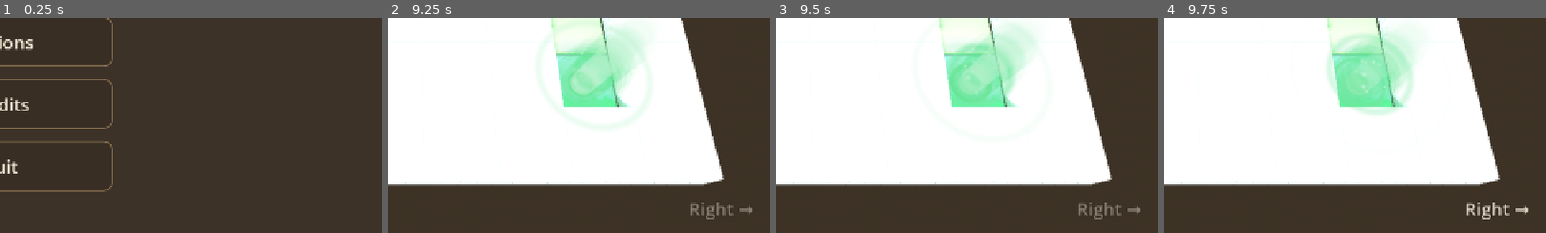
Above: before the commit, frames 1-4 (left to right).
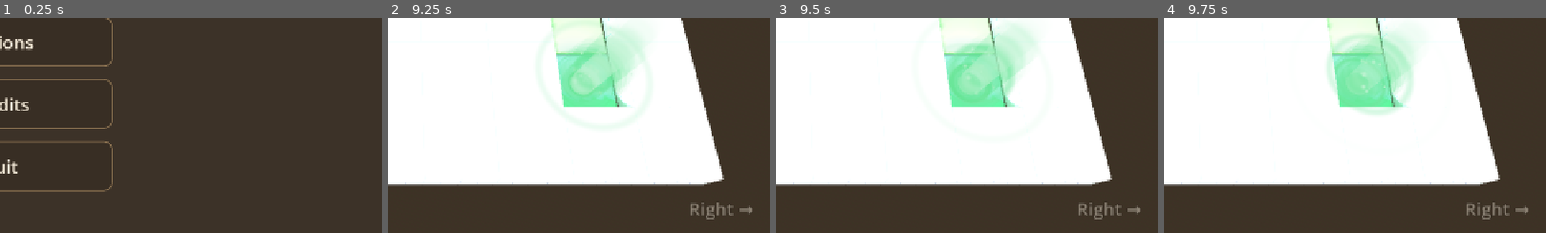
Above: after the commit, the same moments.

Repository: tonyjdev/mazecube
Game: Godot game, scene res://scenes/menu.tscn
The game is run twice, just before and just after one commit, with the same random seed, the same clock (stepped at 60 frames per second) and the same inputs.
Inputs (mouse positions are % of the whole screen's width and height, from its top left):
- Up to frame 1 (0.25 s): no input
- Up to frame 2 (9.25 s): click "Play" at 0.5 s; click (6, 9) at 1.25 s; click "Play" at 2 s; tap Enter (next_level) at 2.75 s; drag from (50, 50) to (60, 28) at 2.77 s; click "Continue" at 3.5 s; drag from (30, 55) to (45, 70) at 4.27 s; move the mouse to (60, 28) at 5.02 s; hold Right (turn_right) 5.03-5.75 s; hold Enter (next_level) 5.03-5.75 s; drag from (45, 70) to (20, 35) at 5.77 s; click "II" at 6.5 s; click (6, 50) at 7.25 s; move the mouse to (80, 65) at 8.02 s; hold Left (turn_left) 8.03-8.75 s; hold Enter (next_level) 8.03-8.75 s; drag from (20, 35) to (35, 25) at 8.77 s
- Up to frame 3 (9.5 s): no input
- Up to frame 4 (9.75 s): move the mouse to (55, 50) at 9.52 s; hold Down (ui_down) from 9.53 s (still down); hold Enter (next_level) from 9.53 s (still down); click (55, 50) at 9.67 s
The pictures show only the part of the screen within x 50-100%, y 50-100%; the shares and areas given below are measured in that part.

Frames 1-3 are identical in both runs. In frame 4, 0.4% of the frame differs, in the area x 79-96%, y 85-94%.

Commit message:
Dash y pisotón con deslizamiento vertical - Deslizar el dedo hacia arriba hace un dash y hacia abajo un pisotón, en   cualquier mitad de la pantalla (teclado: ↑/W y ↓/S). Para distinguir un   toque de un deslizamiento, el giro se pide al levantar el dedo o a los   80 ms si sigue quieto; el dedo que desliza no gira ni cuenta para la   media vuelta. - Se aplican en el siguiente límite entre casillas, como los giros, y sin   tiempo de recarga. Durante ambos el cubo es invulnerable. - Dash: se arrastra sin volcar hasta la casilla de delante, destruye a   cualquier enemigo que la ocupe y rompe de una vez un muro destructible,   entrando sin rebotar. Contra pared, puerta, barrotes o botón es un   choque normal. - Pisotón: salta y cae en su casilla con polvo, onda, temblor y   vibración; destruye a los enemigos a radio 2 (5×5, stomp_radius) y quita   2 golpes a los muros destructibles de la zona. - Sonidos nuevos: dash, stomp y smash (enemigo destruido). - Especificación al día.
Co-Authored-By: Claude Opus 5.5 <noreply@anthropic.com>

Diff:
--- a/project.godot
+++ b/project.godot
@@ -52,6 +52,18 @@
 , Object(InputEventKey,"resource_local_to_scene":false,"resource_name":"","device":-1,"window_id":0,"alt_pressed":false …(181 unchanged characters)…
 ]
 }
+dash={
+"deadzone": 0.5,
+"events": [Object(InputEventKey,"resource_local_to_scene":false,"resource_name":"","device":-1,"window_id":0,"alt_pressed":false,"shift_pressed":false,"ctrl_pressed":false,"meta_pressed":false,"pressed":false,"keycode":4194320,"physical_keycode":0,"key_label":0,"unicode":0,"location":0,"echo":false,"script":null)
+, Object(InputEventKey,"resource_local_to_scene":false,"resource_name":"","device":-1,"window_id":0,"alt_pressed":false,"shift_pressed":false,"ctrl_pressed":false,"meta_pressed":false,"pressed":false,"keycode":87,"physical_keycode":0,"key_label":0,"unicode":0,"location":0,"echo":false,"script":null)
+]
+}
+stomp={
+"deadzone": 0.5,
+"events": [Object(InputEventKey,"resource_local_to_scene":false,"resource_name":"","device":-1,"window_id":0,"alt_pressed":false,"shift_pressed":false,"ctrl_pressed":false,"meta_pressed":false,"pressed":false,"keycode":4194322,"physical_keycode":0,"key_label":0,"unicode":0,"location":0,"echo":false,"script":null)
+, Object(InputEventKey,"resource_local_to_scene":false,"resource_name":"","device":-1,"window_id":0,"alt_pressed":false,"shift_pressed":false,"ctrl_pressed":false,"meta_pressed":false,"pressed":false,"keycode":83,"physical_keycode":0,"key_label":0,"unicode":0,"location":0,"echo":false,"script":null)
+]
+}
 restart={
 "deadzone": 0.5,
 "events": [Object(InputEventKey,"resource_local_to_scene":false,"resource_name":"","device":-1,"window_id":0,"alt_press …(190 unchanged characters)…
--- a/scripts/enemies/enemy.gd
+++ b/scripts/enemies/enemy.gd
@@ -78,6 +78,52 @@
 	_animate(delta)
 
 
+## Lo ha alcanzado un dash o un pisotón del cubo (Level ya lo ha quitado de
+## su lista): deja de moverse, se hincha un momento, encoge hasta desaparecer
+## soltando una bocanada de humo y se libera.
+func destroy() -> void:
+	if level == null:
+		return
+	level = null
+	set_process(false)
+	var puff := CPUParticles3D.new()
+	puff.one_shot = true
+	puff.explosiveness = 0.95
+	puff.amount = 12
+	puff.lifetime = 0.6
+	puff.direction = Vector3.UP
+	puff.spread = 180.0
+	puff.initial_velocity_min = 1.0
+	puff.initial_velocity_max = 2.0
+	puff.damping_min = 3.0
+	puff.damping_max = 4.0
+	var grow := Curve.new()
+	grow.max_value = 3.0
+	grow.add_point(Vector2(0, 0.8))
+	grow.add_point(Vector2(1, 2.2))
+	puff.scale_amount_curve = grow
+	var fade := Gradient.new()
+	fade.set_color(0, Color(1, 1, 1, 0.8))
+	fade.set_color(1, Color(1, 1, 1, 0.0))
+	puff.color_ramp = fade
+	var quad := QuadMesh.new()
+	quad.size = Vector2.ONE * 0.4
+	quad.material = RollingCube._get_smoke_material()
+	puff.mesh = quad
+	puff.cast_shadow = GeometryInstance3D.SHADOW_CASTING_SETTING_OFF
+	puff.position = Vector3(0, float_height, 0)
+	add_child(puff)
+	puff.emitting = true
+	var tween := create_tween()
+	if _visual:
+		tween.tween_property(_visual, "scale", Vector3.ONE * 1.35, 0.07) \
+			.set_trans(Tween.TRANS_QUAD).set_ease(Tween.EASE_OUT)
+		tween.tween_property(_visual, "scale", Vector3.ONE * 0.01, 0.18) \
+			.set_trans(Tween.TRANS_BACK).set_ease(Tween.EASE_IN)
+	tween.tween_interval(puff.lifetime)
+	tween.tween_callback(queue_free)
+
+
 ## Casillas que ocupa ahora mismo (dos mientras se mueve).
 func occupies(target: Vector2i) -> bool:
 	return target == cell or (_moving and target == _to)
--- a/scripts/game.gd
+++ b/scripts/game.gd
@@ -4,7 +4,8 @@
 ## El nivel que se juega lo indica GameState.current_level (se elige en el
 ## selector de niveles del menú).
 ##
-## Sonidos (ver Sfx): vuelcos, rebotes, giros descartados, llaves, puertas,
+## Sonidos (ver Sfx): vuelcos, rebotes, giros descartados, dash, pisotón,
+## enemigos destruidos, llaves, puertas,
 ## muros, botones y barrotes, power ups, media vuelta, muerte, meta y botones
 ## de la interfaz.
 ##
@@ -35,7 +36,16 @@
 ##   pulsado, o con menos de SIMULTANEOUS_WINDOW segundos de diferencia). La
 ##   primera pulsación ya ha pedido un giro, pero la media vuelta lo sustituye.
 ##   Al darla, la cámara tiembla y el móvil vibra.
-##   Teclado: ←/A gira a la izquierda, →/D a la derecha, R reinicia,
+##   Dash y pisotón: deslizar el dedo hacia arriba (dash) o hacia abajo
+##   (pisotón), en cualquier lado de la pantalla. Para distinguir un toque de
+##   un deslizamiento, el giro de un toque no se pide al apoyar el dedo sino
+##   en cuanto se levanta o, si se deja apoyado sin moverlo, a los
+##   TAP_COMMIT_TIME segundos. Si el dedo se mueve más de SWIPE_SLOP antes de
+##   eso, se espera a ver si llega a deslizamiento (SWIPE_DISTANCE en vertical,
+##   claramente más vertical que horizontal); si se levanta o pasa
+##   SWIPE_MAX_TIME sin llegar, cuenta como toque. El dedo que desliza no
+##   cuenta para la media vuelta.
+##   Teclado: ←/A gira a la izquierda, →/D a la derecha, ↑/W dash, ↓/S pisotón, R reinicia,
 ##            Esc pausa o reanuda; al completar un nivel, Intro/N pasa al siguiente.
 ##   Táctil:  tocar la mitad izquierda o derecha de la pantalla gira hacia ese
 ##            lado (con dos dedos, uno en cada mitad, media vuelta). El botón Atrás de Android pausa o reanuda.
@@ -56,6 +66,14 @@
 ## Diferencia máxima entre pulsar izquierda y derecha para que cuente como a
 ## la vez (media vuelta).
 const SIMULTANEOUS_WINDOW := 0.15
+## Toque frente a deslizamiento (ver Controles): distancias en fracción del
+## alto de la pantalla y tiempos en segundos.
+const TAP_COMMIT_TIME := 0.08
+const SWIPE_SLOP := 0.02
+const SWIPE_DISTANCE := 0.06
+const SWIPE_MAX_TIME := 0.35
+## Un deslizamiento debe ser al menos así de más vertical que horizontal.
+const SWIPE_VERTICAL_RATIO := 1.5
 ## Tiempo que tarda el juego en recuperar su velocidad al salir de la pausa.
 const RESUME_RAMP_TIME := 1.0
 ## Tiempo máximo que el cubo espera a la cámara para reaparecer tras morir.
@@ -67,8 +85,12 @@
 ## (Time.get_ticks_msec) y si sigue pulsado (teclas o dedos).
 var _side_pressed_at := {RollingCube.TURN_LEFT: -100000, RollingCube.TURN_RIGHT: -100000}
 var _keys_held := {RollingCube.TURN_LEFT: false, RollingCube.TURN_RIGHT: false}
-## Dedo (índice del toque) -> lado de la pantalla en que se apoyó.
+## Dedo (índice del toque) -> lado de la pantalla en que se apoyó (solo los
+## que ya han contado como toque).
 var _touches := {}
+## Dedos apoyados que aún no se sabe si son un toque o un deslizamiento:
+## índice -> { "side": int, "start": Vector2, "pos": Vector2, "time": int (ms) }
+var _pending_touches := {}
 ## Arrastre del mapa en la pausa: si hay un dedo (o el ratón) pulsado y
 ## dónde estaba en el último movimiento.
 var _dragging := false
@@ -130,6 +152,13 @@
 		camera.notify_button_pressed()
 		GameState.vibrate(GameState.VIBRATION_BUTTON))
 	cube.rolled.connect(func(_cell: Vector2i) -> void: Sfx.play("roll", 0.12))
+	cube.dashed.connect(func(_from: Vector2i, _to: Vector2i) -> void:
+		Sfx.play("dash", 0.08)
+		GameState.vibrate(GameState.VIBRATION_DASH))
+	cube.stomped.connect(func(_cell: Vector2i) -> void:
+		Sfx.play("stomp", 0.05)
+		camera.shake()
+		GameState.vibrate(GameState.VIBRATION_STOMP))
 	cube.bounced.connect(func(_cell: Vector2i) -> void: Sfx.play("bounce", 0.1))
 	cube.landed.connect(func() -> void: Sfx.play("bounce", 0.1))
 	cube.key_picked.connect(func(_color: String) -> void: Sfx.play("key"))
@@ -184,11 +213,26 @@
 		var touch := event as InputEventScreenTouch
 		if not touch.pressed:
 			_touches.erase(touch.index)
+			if _pending_touches.has(touch.index):
+				_pending_touches[touch.index]["pos"] = touch.position
+				# Levantado sin llegar a deslizamiento: es un toque.
+				if not _try_swipe(touch.index):
+					var side: int = _pending_touches[touch.index]["side"]
+					_pending_touches.erase(touch.index)
+					_press_side(side)
 		elif not _is_over_buttons(touch.position):
 			var half := get_viewport().get_visible_rect().size.x * 0.5
 			var side := RollingCube.TURN_LEFT if touch.position.x < half else RollingCube.TURN_RIGHT
-			_touches[touch.index] = side
-			_press_side(side)
+			_pending_touches[touch.index] = {"side": side, "start": touch.position,
+				"pos": touch.position, "time": Time.get_ticks_msec()}
+			get_viewport().set_input_as_handled()
+		return
+
+	if event is InputEventScreenDrag:
+		var drag := event as InputEventScreenDrag
+		if _pending_touches.has(drag.index):
+			_pending_touches[drag.index]["pos"] = drag.position
+			_try_swipe(drag.index)
 			get_viewport().set_input_as_handled()
 		return
 
@@ -202,6 +246,10 @@
 	elif event.is_action_pressed("turn_right"):
 		_keys_held[RollingCube.TURN_RIGHT] = true
 		_press_side(RollingCube.TURN_RIGHT)
+	elif event.is_action_pressed("dash"):
+		cube.request_dash()
+	elif event.is_action_pressed("stomp"):
+		cube.request_stomp()
 	elif event.is_action_pressed("restart"):
 		_restart_with_fade()
 	elif event.is_action_pressed("next_level") and complete_menu.visible:
@@ -232,8 +280,49 @@
 		_flash_hint(left_hint if side == RollingCube.TURN_LEFT else right_hint)
 
 
+## Deslizamiento del dedo `index` (pendiente): si ya ha recorrido
+## SWIPE_DISTANCE en vertical, pide el dash (arriba) o el pisotón (abajo),
+## olvida el dedo y devuelve true.
+func _try_swipe(index: int) -> bool:
+	var info: Dictionary = _pending_touches[index]
+	var moved: Vector2 = info["pos"] - info["start"]
+	var height := get_viewport().get_visible_rect().size.y
+	if absf(moved.y) < SWIPE_DISTANCE * height \
+			or absf(moved.y) < absf(moved.x) * SWIPE_VERTICAL_RATIO:
+		return false
+	_pending_touches.erase(index)
+	if moved.y < 0.0:
+		cube.request_dash()
+	else:
+		cube.request_stomp()
+	return true
+
+
+## Dedos pendientes que ya cuentan como toque: los que siguen quietos
+## pasados TAP_COMMIT_TIME y los que se han movido pero no han llegado a
+## deslizamiento en SWIPE_MAX_TIME.
+func _commit_pending_touches() -> void:
+	var now := Time.get_ticks_msec()
+	var height := get_viewport().get_visible_rect().size.y
+	for index: int in _pending_touches.keys():
+		var info: Dictionary = _pending_touches[index]
+		var age := (now - int(info["time"])) / 1000.0
+		var moved: Vector2 = info["pos"] - info["start"]
+		var still := moved.length() < SWIPE_SLOP * height
+		if (still and age >= TAP_COMMIT_TIME) or age >= SWIPE_MAX_TIME:
+			_pending_touches.erase(index)
+			_touches[index] = info["side"]
+			_press_side(info["side"])
+
+
+func _process(_delta: float) -> void:
+	if not _pending_touches.is_empty() and not get_tree().paused:
+		_commit_pending_touches()
+
+
 func _clear_held_sides() -> void:
 	_touches.clear()
+	_pending_touches.clear()
 	for side in _keys_held:
 		_keys_held[side] = false
 		_side_pressed_at[side] = -100000
--- a/scripts/game_state.gd
+++ b/scripts/game_state.gd
@@ -30,6 +30,8 @@
 const VIBRATION_TURN_REJECTED := Vector2(18, 0.25)
 const VIBRATION_BUTTON := Vector2(40, 0.5)
 const VIBRATION_REVERSE := Vector2(70, 0.7)
+const VIBRATION_DASH := Vector2(35, 0.5)
+const VIBRATION_STOMP := Vector2(110, 0.9)
 const VIBRATION_DEATH := Vector2(160, 1.0)
 ## Al activar la vibración en Opciones, para notar que funciona.
 const VIBRATION_PREVIEW := Vector2(60, 0.6)
--- a/scripts/level.gd
+++ b/scripts/level.gd
@@ -429,6 +429,61 @@
 	return left
 
 
+## Rompe de una vez el muro destructible de la casilla (dash del cubo).
+func smash_breakable(cell: Vector2i, heading: Vector2i) -> void:
+	while hit_breakable(cell, heading) > 0:
+		pass
+
+
+## Destruye a todos los enemigos que ocupan la casilla (de cualquier tipo).
+## Devuelve cuántos.
+func destroy_enemies_at(cell: Vector2i) -> int:
+	var destroyed := 0
+	for enemy in _enemies.duplicate():
+		if enemy.occupies(cell):
+			_destroy_enemy(enemy)
+			destroyed += 1
+	return destroyed
+
+
+## Pisotón del cubo en `center`: destruye a los enemigos que ocupan alguna
+## casilla a `radius` o menos (en cuadrado, diagonales incluidas, sin que lo
+## frenen las paredes) y quita `wall_hits` golpes a los muros destructibles
+## de esa zona.
+func stomp(center: Vector2i, radius: int, wall_hits: int) -> void:
+	for enemy in _enemies.duplicate():
+		for dy in range(-radius, radius + 1):
+			for dx in range(-radius, radius + 1):
+				if is_instance_valid(enemy) and _enemies.has(enemy) \
+						and enemy.occupies(center + Vector2i(dx, dy)):
+					_destroy_enemy(enemy)
+	var broke := false
+	var cracked := false
+	for cell: Vector2i in _breakables.keys():
+		var offset := cell - center
+		if maxi(absi(offset.x), absi(offset.y)) > radius:
+			continue
+		var away := Vector2i(signi(offset.x), signi(offset.y))
+		var left := 1
+		for i in wall_hits:
+			left = hit_breakable(cell, away)
+			if left == 0:
+				break
+		broke = broke or left == 0
+		cracked = cracked or left > 0
+	if broke:
+		Sfx.play("break", 0.08)
+		GameState.vibrate(GameState.VIBRATION_WALL_BROKEN)
+	elif cracked:
+		Sfx.play("crack", 0.08)
+
+
+func _destroy_enemy(enemy: Enemy) -> void:
+	_enemies.erase(enemy)
+	enemy.destroy()
+	Sfx.play("smash", 0.1)
+
+
 ## Color de la puerta cerrada de la casilla, o "" si no hay.
 func door_color(cell: Vector2i) -> String:
 	return _doors[cell]["color"] if _doors.has(cell) else ""
--- a/scripts/rolling_cube.gd
+++ b/scripts/rolling_cube.gd
@@ -26,6 +26,21 @@
 ## ups), el cubo se queda parado REVERSE_PAUSE segundos y por sus cuatro
 ## lados sale humo gris.
 ##
+## Dash y pisotón: el jugador los pide (deslizando el dedo arriba o abajo) y,
+## como los giros, se aplican en el siguiente límite entre casillas; la última
+## petición (giro, media vuelta, dash o pisotón) sustituye a la anterior.
+## No tienen tiempo de recarga: se pueden encadenar.
+## - Dash: el cubo se arrastra sin volcar hasta la casilla de delante en
+##   DASH_TIME segundos. Antes destruye a cualquier enemigo que la ocupe y, si
+##   es un muro destructible, lo rompe de una vez y pasa sin rebotar. Si
+##   delante hay una pared, puerta, barrotes o un botón, el dash se queda en un
+##   choque normal (rebote). Si es vacío, se cae.
+## - Pisotón: salta y cae con fuerza en su casilla (STOMP_TIME en total). Al
+##   caer destruye a los enemigos a `stomp_radius` casillas o menos (cuadrado,
+##   diagonales incluidas, sin importar las paredes) y quita
+##   STOMP_WALL_HITS golpes a los muros destructibles de esa zona.
+## Durante el dash y el pisotón el cubo es invulnerable.
+##
 ## Enemigos: si un perseguidor o un patrullero lo toca (lo comprueba Level),
 ## el cubo explota en pedazos de sus colores (ver CubeExplosion) y, cuando
 ## termina la explosión, vuelve a su casilla de salida con el rumbo inicial. Conserva la
@@ -76,9 +91,33 @@
 signal landed
 ## Ha terminado la aparición y empieza a rodar.
 signal appeared
+## Ha empezado un dash desde `from` hacia `to`.
+signal dashed(from: Vector2i, to: Vector2i)
+## Ha caído el pisotón en esa casilla.
+signal stomped(cell: Vector2i)
 
 const TURN_LEFT := -1
 const TURN_RIGHT := 1
+## Acción especial pendiente (_pending_ability).
+const ABILITY_NONE := 0
+const ABILITY_DASH := 1
+const ABILITY_STOMP := 2
+## Dash: duración del arrastre hasta la casilla de delante y cuánto se estira
+## el cubo en el rumbo (y se aplasta en altura) a mitad de camino.
+const DASH_TIME := 0.14
+const DASH_STRETCH := 0.18
+## Pisotón: subida, caída y recuperación del aplastamiento (segundos), altura
+## del salto, aplastamiento al caer y golpes que quita a los muros.
+const STOMP_RISE_TIME := 0.22
+const STOMP_FALL_TIME := 0.1
+const STOMP_RECOVER_TIME := 0.16
+const STOMP_HEIGHT := 0.9
+const STOMP_SQUASH := 0.28
+const STOMP_WALL_HITS := 2
+## Onda del pisotón: anillo en el suelo que se abre hasta el borde de la zona
+## de daño y se desvanece.
+const STOMP_WAVE_TIME := 0.35
+const STOMP_WAVE_COLOR := Color(1.0, 0.92, 0.75)
 const HALF := 0.5
 ## Altura sobre el suelo de la llave que lleva el cubo.
 const HELD_KEY_HEIGHT := 2.05
@@ -129,6 +168,9 @@
 @export var roll_duration := 0.35
 ## Pausa entre vuelcos consecutivos.
 @export var pause_between_rolls := 0.05
+## Alcance del pisotón en casillas (distancia en cuadrado: 2 = zona de 5×5).
+## Más adelante podrá aumentar con otras habilidades.
+@export var stomp_radius := 2
 
 var level: Level
 var cell := Vector2i.ZERO
@@ -144,6 +186,11 @@
 ## Media vuelta pendiente: se aplica en el siguiente límite entre casillas y
 ## sustituye al giro pendiente.
 var _pending_reverse := false
+## Dash o pisotón pendiente (ABILITY_*), con las mismas reglas que un giro.
+var _pending_ability := ABILITY_NONE
+## Haciendo un dash (arrastrándose) o un pisotón (en el aire o aplastado).
+var _dashing := false
+var _stomping := false
 var _rolling := false
 ## Casilla hacia la que está volcando (solo vale mientras _rolling).
 var _roll_target := Vector2i.ZERO
@@ -201,8 +248,9 @@
 	level = target_level
 	cell = level.start_cell
 	heading = level.start_heading
-	_pending_turn = 0
-	_pending_reverse = false
+	_clear_pending()
+	_dashing = false
+	_stomping = false
 	_drop_held_key()
 	_end_all_power_ups()
 	_rolling = false
@@ -281,8 +329,8 @@
 func request_turn(direction: int) -> void:
 	if is_finished:
 		return
+	_clear_pending()
 	_pending_turn = direction
-	_pending_reverse = false
 	_update_held_key(_body_offset())
 
 
@@ -290,9 +338,33 @@
 func request_reverse() -> void:
 	if is_finished:
 		return
-	_pending_turn = 0
+	_clear_pending()
 	_pending_reverse = true
 	_update_held_key(_body_offset())
+
+
+## Registra un dash (ver la descripción de la clase).
+func request_dash() -> void:
+	_request_ability(ABILITY_DASH)
+
+
+## Registra un pisotón (ver la descripción de la clase).
+func request_stomp() -> void:
+	_request_ability(ABILITY_STOMP)
+
+
+func _request_ability(ability: int) -> void:
+	if is_finished or _dead or is_appearing():
+		return
+	_clear_pending()
+	_pending_ability = ability
+
+
+## Olvida el giro, la media vuelta y la acción especial pendientes.
+func _clear_pending() -> void:
+	_pending_turn = 0
+	_pending_reverse = false
+	_pending_ability = ABILITY_NONE
 
 
 func _process(delta: float) -> void:
@@ -325,6 +397,24 @@
 
 
 func _try_advance() -> void:
+	if _pending_ability != ABILITY_NONE:
+		var ability := _pending_ability
+		_pending_ability = ABILITY_NONE
+		if ability == ABILITY_STOMP:
+			_stomp()
+			return
+		# Dash: despeja la casilla de delante (enemigos y muro destructible) y se
+		# arrastra hasta ella. Si sigue bloqueada (pared, puerta, barrotes o
+		# botón) o es vacío, sigue como un avance normal: choque o caída.
+		var target := cell + heading
+		level.destroy_enemies_at(target)
+		if level.breakable_hits(target) > 0:
+			level.smash_breakable(target, heading)
+			breakable_hit.emit(target, 0)
+		if level.is_walkable(target):
+			_dash_to(target)
+			return
+
 	# Media vuelta: el rumbo se invierte como al chocar con una pared y el
 	# cubo se queda parado un momento antes de seguir.
 	if _pending_reverse:
@@ -402,6 +492,112 @@
 	_tween.finished.connect(_on_roll_finished.bind(next))
 
 
+## Dash: se arrastra sin volcar hasta `next` (libre), estirándose en el rumbo
+## y aplastándose un poco a mitad de camino.
+func _dash_to(next: Vector2i) -> void:
+	_rolling = true
+	_dashing = true
+	_roll_target = next
+	var dir := Vector3(heading.x, 0, heading.y)
+	_spawn_dust(global_position - dir * 0.35 + Vector3(0, 0.1, 0))
+	_tween = create_tween()
+	_tween.tween_method(_apply_dash.bind(_body.transform.basis, dir), 0.0, 1.0, DASH_TIME) \
+		.set_trans(Tween.TRANS_QUAD).set_ease(Tween.EASE_OUT)
+	_tween.finished.connect(_on_dash_finished.bind(next))
+	dashed.emit(cell, next)
+
+
+func _apply_dash(t: float, start_basis: Basis, dir: Vector3) -> void:
+	var s := sin(t * PI) * DASH_STRETCH
+	var along := Vector3(absf(dir.x), 0, absf(dir.z))
+	var across := Vector3(1, 0, 1) - along
+	var size := Vector3.ONE + along * s - across * s * 0.25 - Vector3.UP * s * 0.4
+	_body.transform = Transform3D(Basis.from_scale(size) * start_basis,
+		dir * t + Vector3(0, HALF * size.y, 0))
+	_update_held_key(dir * t)
+
+
+func _on_dash_finished(next: Vector2i) -> void:
+	_dashing = false
+	# Un enemigo que haya entrado en la casilla durante el arrastre también cae.
+	level.destroy_enemies_at(next)
+	_on_roll_finished(next)
+
+
+## Pisotón: sube, cae con fuerza en su casilla (ver _stomp_impact) y se
+## recupera del aplastamiento; después sigue con su rumbo.
+func _stomp() -> void:
+	_rolling = true
+	_stomping = true
+	_roll_target = cell
+	var start_basis := _body.transform.basis
+	_tween = create_tween()
+	_tween.tween_method(_apply_stomp_height.bind(start_basis), 0.0, STOMP_HEIGHT, STOMP_RISE_TIME) \
+		.set_trans(Tween.TRANS_QUAD).set_ease(Tween.EASE_OUT)
+	_tween.tween_method(_apply_stomp_height.bind(start_basis), STOMP_HEIGHT, 0.0, STOMP_FALL_TIME) \
+		.set_trans(Tween.TRANS_QUAD).set_ease(Tween.EASE_IN)
+	_tween.tween_callback(_stomp_impact)
+	_tween.tween_method(_apply_stomp_squash.bind(start_basis), 1.0, 0.0, STOMP_RECOVER_TIME) \
+		.set_trans(Tween.TRANS_SINE).set_ease(Tween.EASE_OUT)
+	_tween.finished.connect(_on_stomp_finished)
+
+
+func _apply_stomp_height(height: float, start_basis: Basis) -> void:
+	_body.transform = Transform3D(start_basis, Vector3(0, HALF + height, 0))
+	_update_held_key(Vector3(0, height, 0))
+
+
+func _apply_stomp_squash(amount: float, start_basis: Basis) -> void:
+	var squash := STOMP_SQUASH * amount
+	var size := Vector3(1.0 + squash * 0.5, 1.0 - squash, 1.0 + squash * 0.5)
+	_body.transform = Transform3D(Basis.from_scale(size) * start_basis, Vector3(0, HALF * size.y, 0))
+
+
+## Golpe del pisotón contra el suelo: polvo, onda y daño en la zona.
+func _stomp_impact() -> void:
+	_spawn_dust(global_position + Vector3(0, 0.1, 0))
+	_spawn_stomp_wave()
+	level.stomp(cell, stomp_radius, STOMP_WALL_HITS)
+	stomped.emit(cell)
+
+
+func _on_stomp_finished() -> void:
+	_stomping = false
+	_rolling = false
+	_body.transform = Transform3D(_snap_basis(_body.transform.basis.orthonormalized()), Vector3(0, HALF, 0))
+	_update_held_key(Vector3.ZERO)
+	_cooldown = pause_between_rolls / speed_multiplier()
+
+
+## Anillo en el suelo que se abre hasta el borde de la zona del pisotón y se
+## desvanece.
+func _spawn_stomp_wave() -> void:
+	var torus := TorusMesh.new()
+	torus.inner_radius = 0.86
+	torus.outer_radius = 1.0
+	torus.rings = 48
+	torus.ring_segments = 6
+	var mat := StandardMaterial3D.new()
+	mat.shading_mode = BaseMaterial3D.SHADING_MODE_UNSHADED
+	mat.transparency = BaseMaterial3D.TRANSPARENCY_ALPHA
+	mat.albedo_color = STOMP_WAVE_COLOR
+	var ring := MeshInstance3D.new()
+	ring.mesh = torus
+	ring.material_override = mat
+	ring.cast_shadow = GeometryInstance3D.SHADOW_CASTING_SETTING_OFF
+	ring.top_level = true
+	add_child(ring)
+	ring.global_position = global_position + Vector3(0, 0.06, 0)
+	ring.scale = Vector3(0.3, 0.12, 0.3)
+	var reach := (stomp_radius + 0.5) * Level.CELL_SIZE
+	var tween := ring.create_tween().set_parallel()
+	tween.tween_property(ring, "scale", Vector3(reach, 0.12, reach), STOMP_WAVE_TIME) \
+		.set_trans(Tween.TRANS_CUBIC).set_ease(Tween.EASE_OUT)
+	tween.tween_property(mat, "albedo_color:a", 0.0, STOMP_WAVE_TIME) \
+		.set_trans(Tween.TRANS_QUAD).set_ease(Tween.EASE_IN)
+	tween.chain().tween_callback(ring.queue_free)
+
+
 ## Entra en una casilla de vacío: vuelca por el borde acelerando y luego cae
 ## (ver _process_fall).
 func _fall_to(next: Vector2i) -> void:
@@ -410,8 +606,7 @@
 	_fall_time = 0.0
 	_rolling = true
 	_roll_target = next
-	_pending_turn = 0
-	_pending_reverse = false
+	_clear_pending()
 	_end_all_power_ups()
 	if _held_key_node:
 		_held_key_node.visible = false
@@ -439,8 +634,9 @@
 	_falling = true
 	_fall_time = 0.0
 	_rolling = false
-	_pending_turn = 0
-	_pending_reverse = false
+	_clear_pending()
+	_dashing = false
+	_stomping = false
 	_end_all_power_ups()
 	if _held_key_node:
 		_held_key_node.visible = false
@@ -526,10 +722,12 @@
 	return not _dead
 
 
-## Un enemigo puede matarlo ahora: vivo, sin haber llegado a la meta y sin la
-## invulnerabilidad de después de reaparecer.
+## Un enemigo puede matarlo ahora: vivo, sin haber llegado a la meta, sin la
+## invulnerabilidad de después de reaparecer y sin estar haciendo un dash o
+## un pisotón.
 func is_vulnerable() -> bool:
-	return not _dead and not is_finished and _grace_left <= 0.0 and not is_appearing()
+	return not _dead and not is_finished and _grace_left <= 0.0 and not is_appearing() \
+		and not _dashing and not _stomping
 
 
 ## Casilla en la que está o hacia la que está volcando.
@@ -559,8 +757,9 @@
 		_tween.kill()
 	_dead = true
 	_rolling = false
-	_pending_turn = 0
-	_pending_reverse = false
+	_clear_pending()
+	_dashing = false
+	_stomping = false
 	_end_all_power_ups()
 	_explosion = CubeExplosion.create(_body.mesh, _piece_mesh, body_basis, SIZE, on_floor)
 	_explosion.finished.connect(_respawn)
--- a/scripts/sfx.gd
+++ b/scripts/sfx.gd
@@ -11,7 +11,8 @@
 ## Sonidos: roll (vuelco), bounce (rebote), reject (giro descartado), key,
 ## door, crack (golpe a un muro destructible), break (muro roto), button,
 ## bars, powerup, reverse (media vuelta), explode (muerte del cubo), goal,
-## alert (un perseguidor ha visto al cubo), fall (caída al vacío) y click
+## alert (un perseguidor ha visto al cubo), fall (caída al vacío), dash,
+## stomp (pisotón), smash (enemigo destruido) y click
 ## (botones de la interfaz).
 
 const POOL_SIZE := 10
Not shown, added: audio/sfx/dash.wav.import
Not shown, added: audio/sfx/smash.wav.import
Not shown, added: audio/sfx/stomp.wav.import
Not shown, added: audio/sfx/dash.wav
Not shown, added: audio/sfx/smash.wav
Not shown, added: audio/sfx/stomp.wav
Not shown, changed: docs/especificacion_juego_cubo.md
